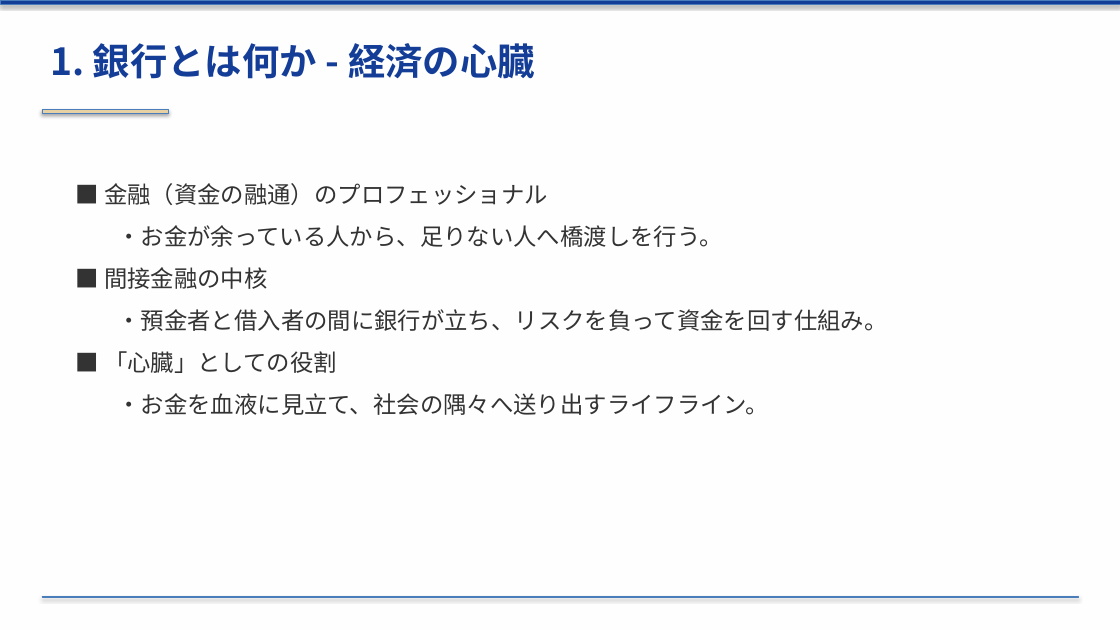
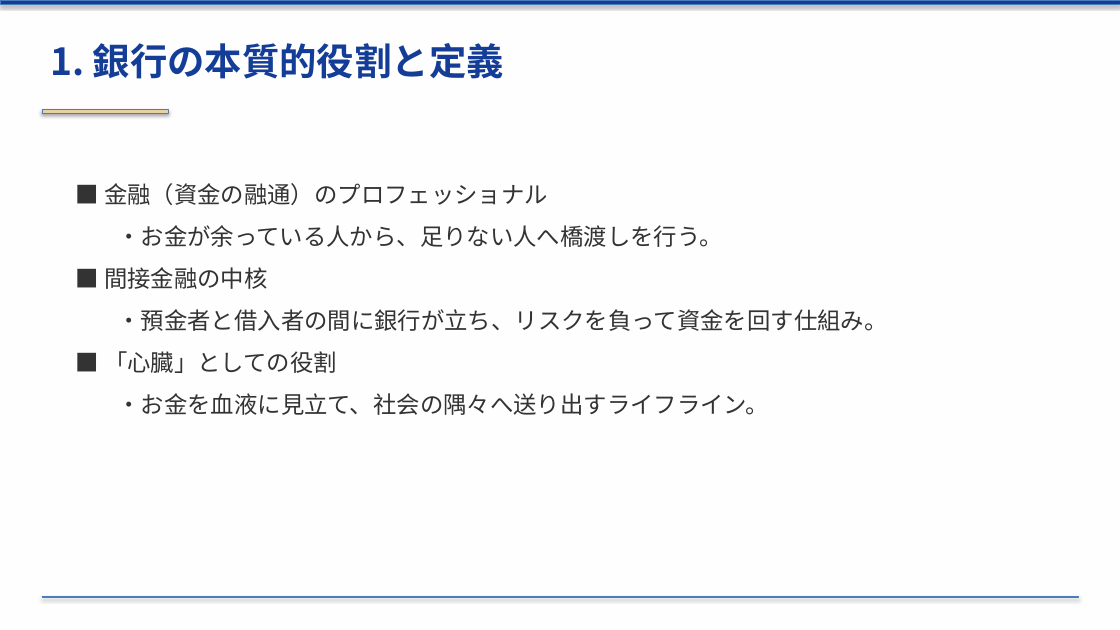
Before and after one commit to xilicrysta/bank-pptx, a slide deck: slide 3 of bank_industry_presentation.pptx. Drawn at 1120x630 pixels with LibreOffice and Linux fonts; fonts in the diff are those of the drawing. Boxes give left, top, right and bottom in pixels: in the first picture for what was removed or moved away, otherwise in the second. Text is boxed around its words. In the diff, an @@ line names an element or a change of style, - is before the commit and + after.

```diff
--- a/bank_industry_presentation.pptx
+++ b/bank_industry_presentation.pptx
@@ text at (50,43,504,79): text changed @@
-1. 銀行とは何か - 経済の心臓
+1. 銀行の本質的役割と定義
```
Also in this commit, not shown: 11 other slides changed, 1 other file.
